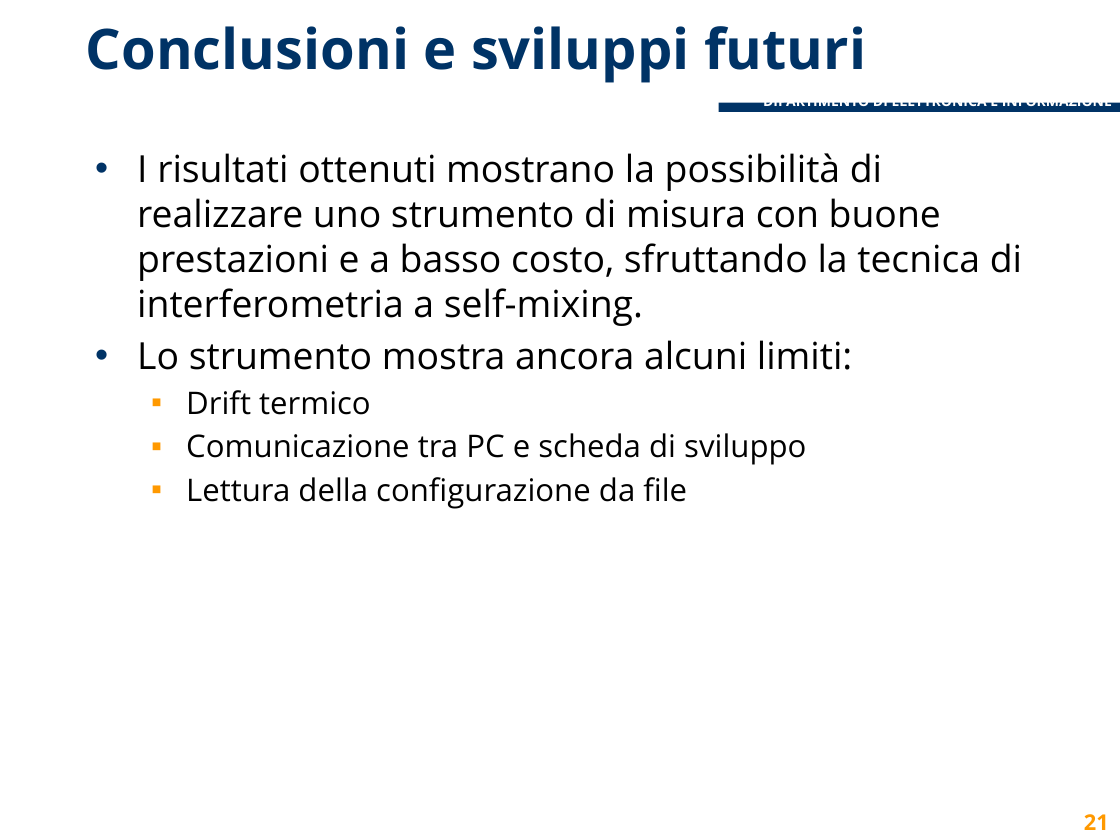
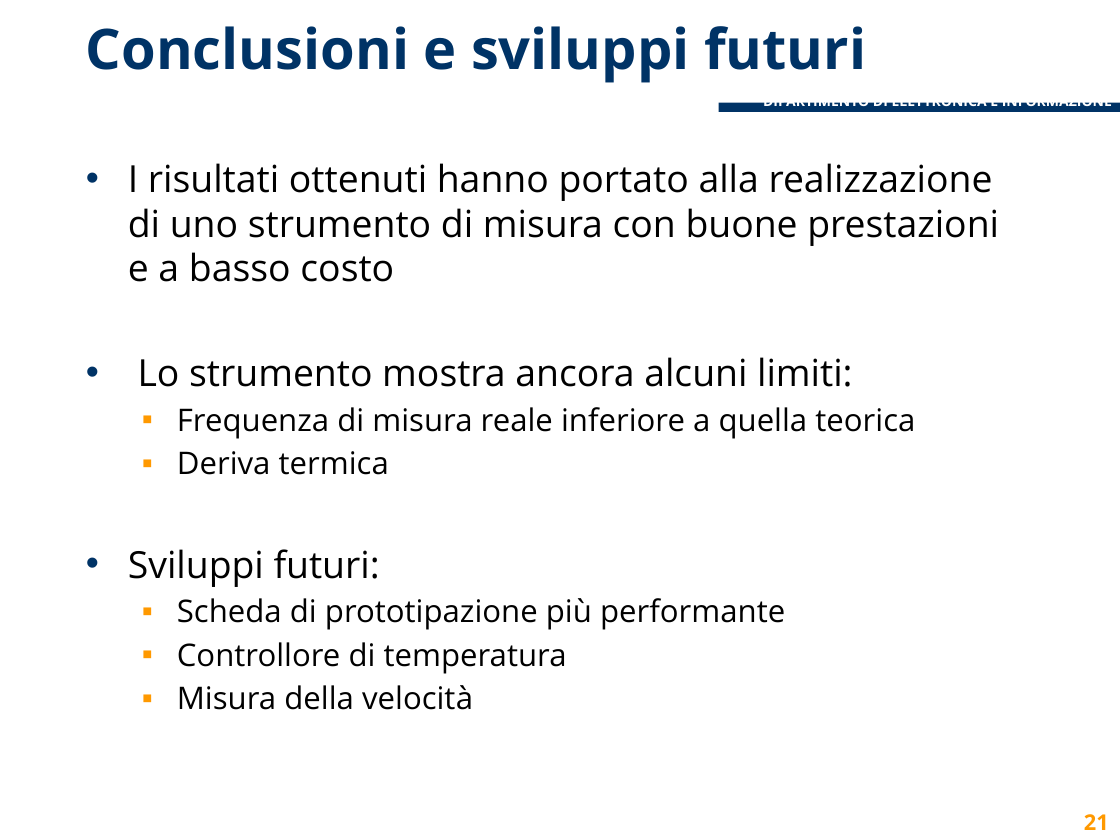
Before and after one commit to lcavagnispolimi/thesis_latex, a slide deck: slide 21 of presentazione_discussione.pptx. Drawn at 1120x840 pixels with LibreOffice and Linux fonts; fonts in the diff are those of the drawing; background and template pictures are left out. Boxes give left, top, right and bottom in pixels: in the first picture for what was removed or moved away, otherwise in the second. Text is boxed around its words. In the diff, an @@ line names an element or a change of style, - is before the commit and + after.

Commit message:
sistemate conclusioni

```diff
--- a/presentazione_discussione.pptx
+++ b/presentazione_discussione.pptx
@@ text "I risultati ottenuti hanno portato ...": place and size @@
-text "I risultati ottenuti hanno portato ..." at bbox=[137, 153, 1022, 509]
+text "I risultati ottenuti hanno portato ..." at bbox=[128, 163, 999, 710]
@@ text at bbox=[128, 163, 999, 282]: text changed @@
-• I risultati ottenuti mostrano la possibilità di realizzare uno strumento di misura con buone prestazioni e a basso costo, sfruttando la tecnica di interferometria a self-mixing.
+• I risultati ottenuti hanno portato alla realizzazione di uno strumento di misura con buone prestazioni e a basso costo
@@ text at bbox=[128, 407, 915, 710]: text changed @@
-  ▪ Drift termico
-  ▪ Comunicazione tra PC e scheda di sviluppo
-  ▪ Lettura della configurazione da file
+  ▪ Frequenza di misura reale inferiore a quella teorica
+  ▪ Deriva termica
+• Sviluppi futuri:
+  ▪ Scheda di prototipazione più performante
+  ▪ Controllore di temperatura
+  ▪ Misura della velocità
```
Also in this commit, not shown: 1 other slide changed.
